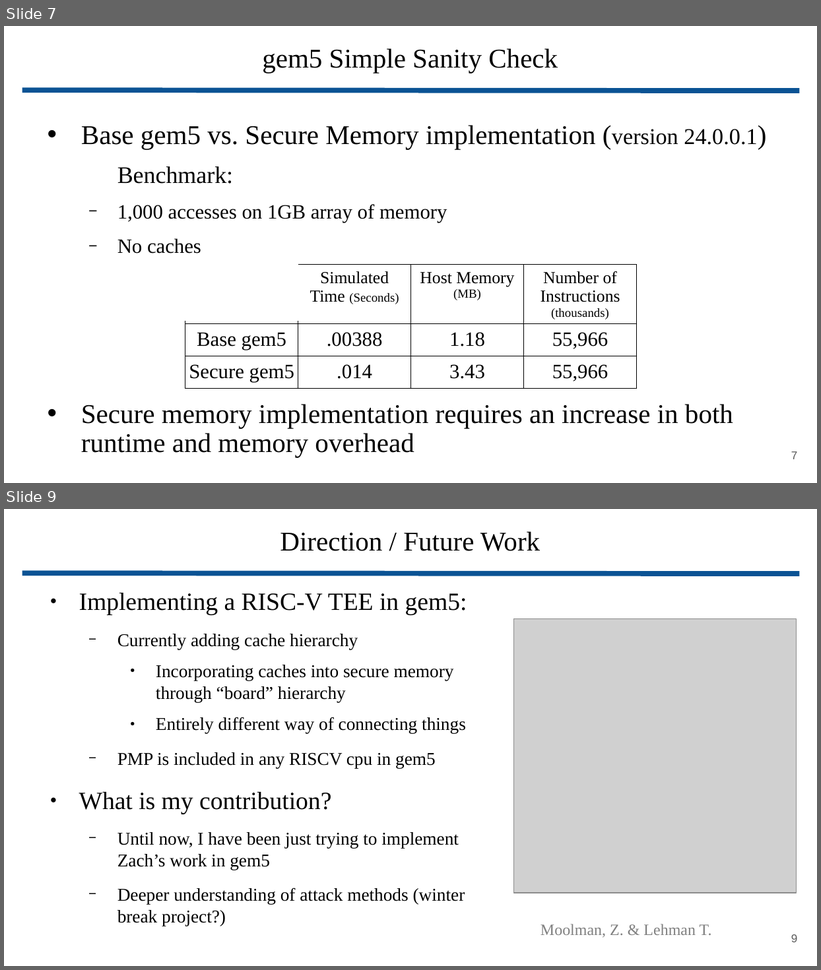
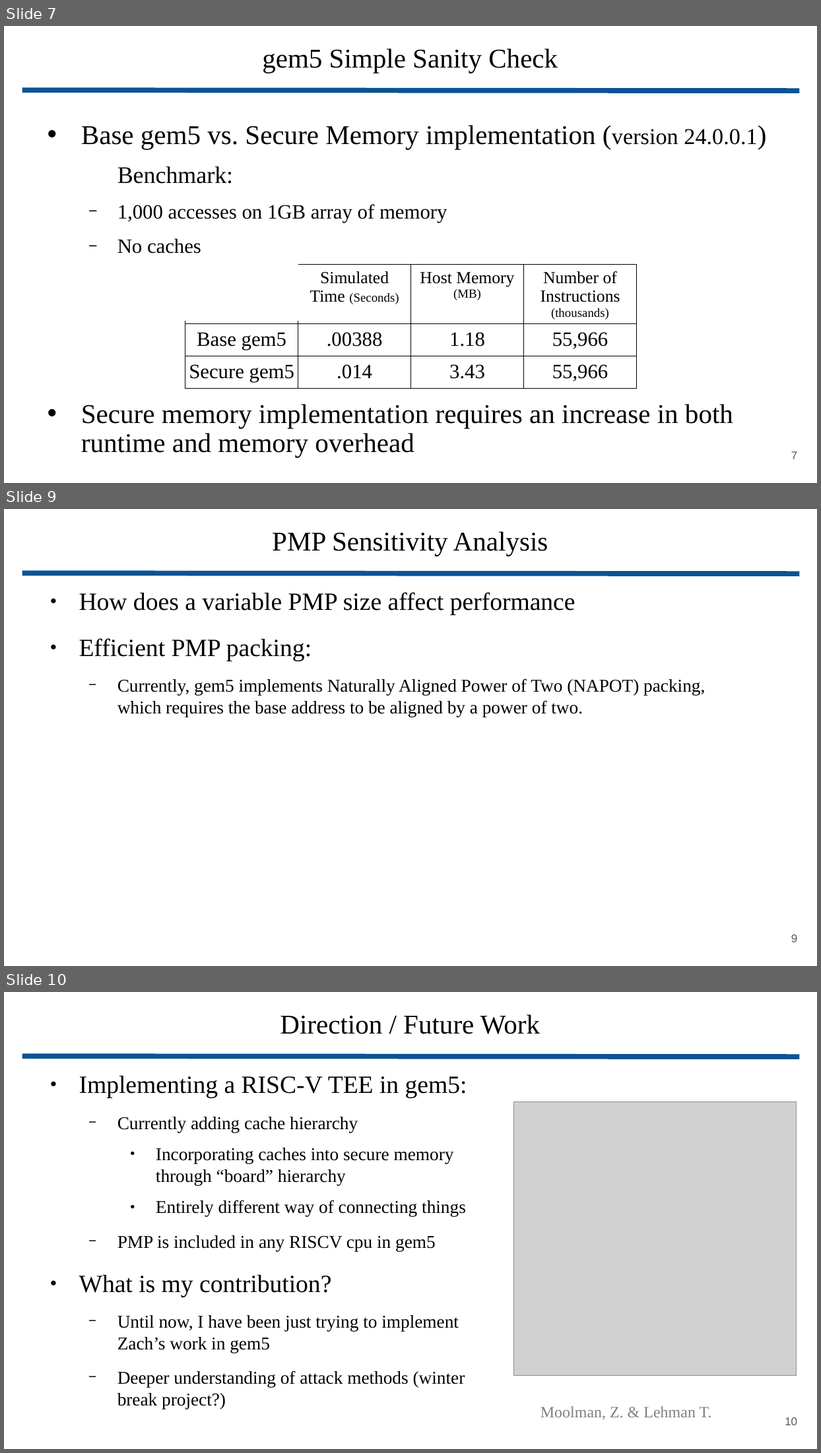
Before and after one commit to wbuz24/grad-research, a slide deck: presentations/update.pptx. Shown one above the other, each under a label of ours: slides 7 and 9 before the commit, slides 7, 9 and 10 after it; the slides between them are not shown. The pictures are 821x970 and 821x1453 pixels, drawn with LibreOffice and Linux fonts; fonts in the diff are those of the drawing; grey boxes stand for pictures. Boxes give left, top, right and bottom in pixels: in the first picture for what was removed or moved away, otherwise in the second. Text is boxed around its words. In the diff, an @@ line names an element or a change of style, - is before the commit and + after.

Commit message:
presentation

```diff
--- a/presentations/update.pptx
+++ b/presentations/update.pptx
@@ slide 9 added at (4,509,817,966), background #FFFFFF @@
@@ title added at (272,531,548,556), 24 pt, text #000000 @@
+PMP Sensitivity Analysis
@@ line added from (22, 573) to (799, 574), #0B5394 4.51 pt @@
@@ text added at (79,592,705,717), 16 pt, text #000000 @@
+● How does a variable PMP size affect performance
+● Efficient PMP packing:
+  − Currently, gem5 implements Naturally Aligned Power of Two (NAPOT) packing, which requires the base address to be aligned by a power of two.
@@ page number added at (791,935,798,943), 10 pt, text #595959 @@
+9
@@ what was slide 9 is now slide 10 @@
@@ page number at (785,1418,797,1426): text changed @@
-9
+10
```
